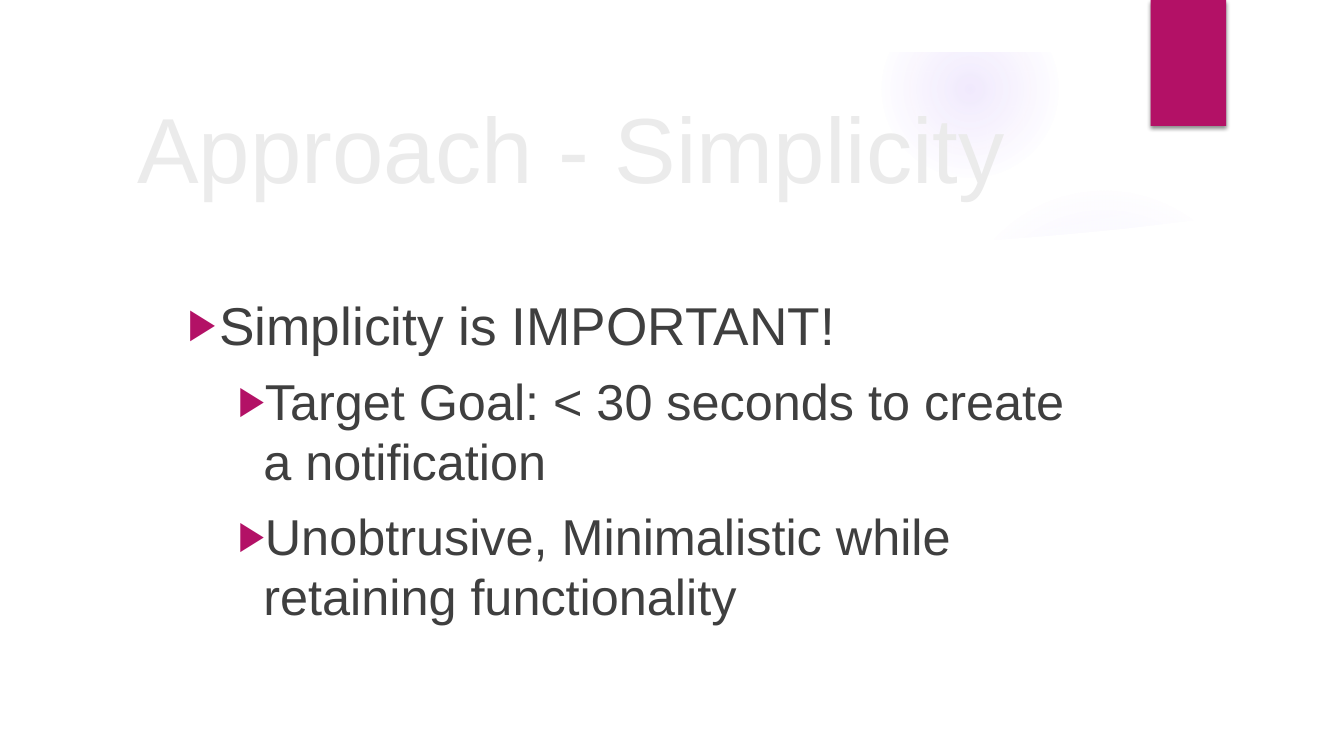
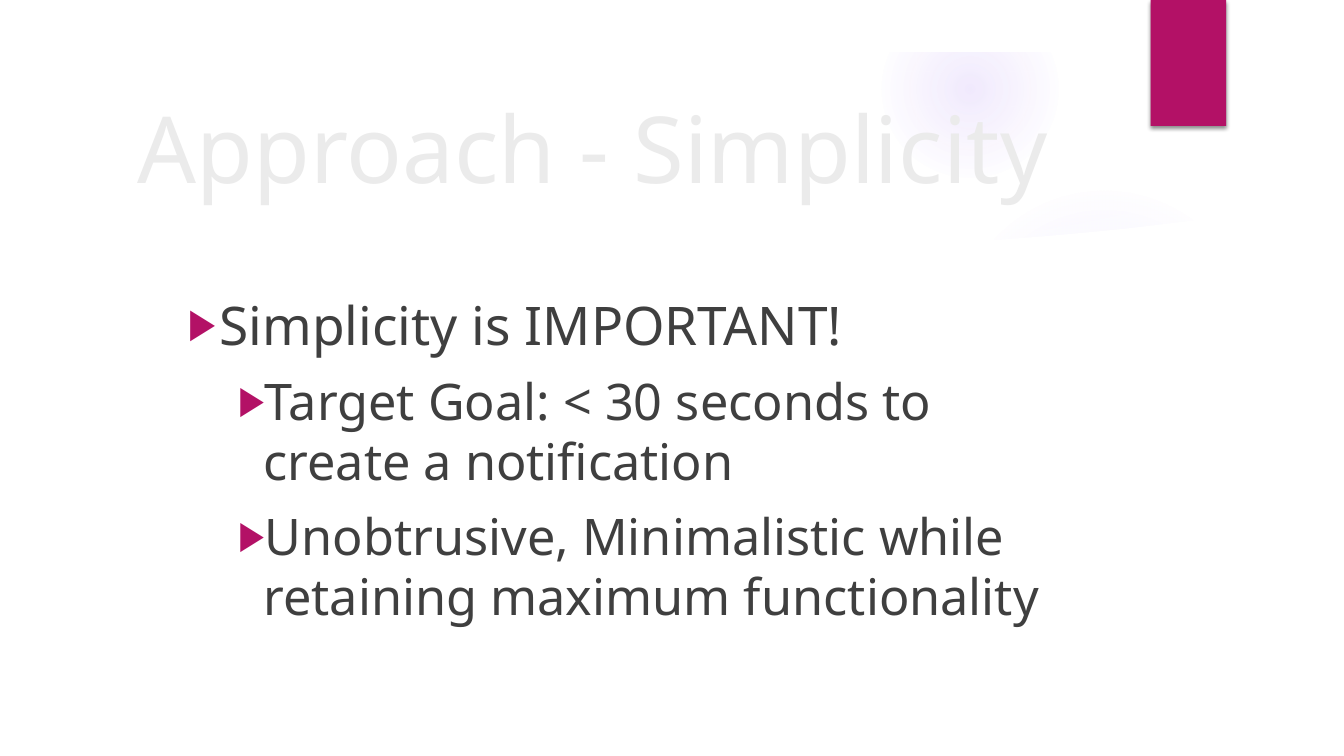
Before and after one commit to cejones9/Prioritize, a slide deck: slide 8 of docs/Prioritize (1).pptx. Drawn at 1344x756 pixels with LibreOffice and Linux fonts; fonts in the diff are those of the drawing; background and template pictures are left out. Boxes give left, top, right and bottom in pixels: in the first picture for what was removed or moved away, otherwise in the second. Text is boxed around its words. In the diff, an @@ line names an element or a change of style, - is before the commit and + after.

```diff
--- a/docs/Prioritize (1).pptx
+++ b/docs/Prioritize (1).pptx
@@ title "Approach - Simplicity" at box(127, 107, 1255, 185): font Arial to Noto Sans @@
@@ text at box(219, 304, 932, 481): font Arial to Noto Sans in "Simplicity is IMPORTANT!", "Target Goal: < 30 seconds to create ..." @@
@@ text at box(263, 516, 1039, 627): text changed; font Arial to Noto Sans @@
-    ▶ Unobtrusive, Minimalistic while retaining functionality
+    ▶ Unobtrusive, Minimalistic while retaining maximum functionality
```
Also in this commit, not shown: 14 other slides changed, 7 slides added, 3 slides removed.
